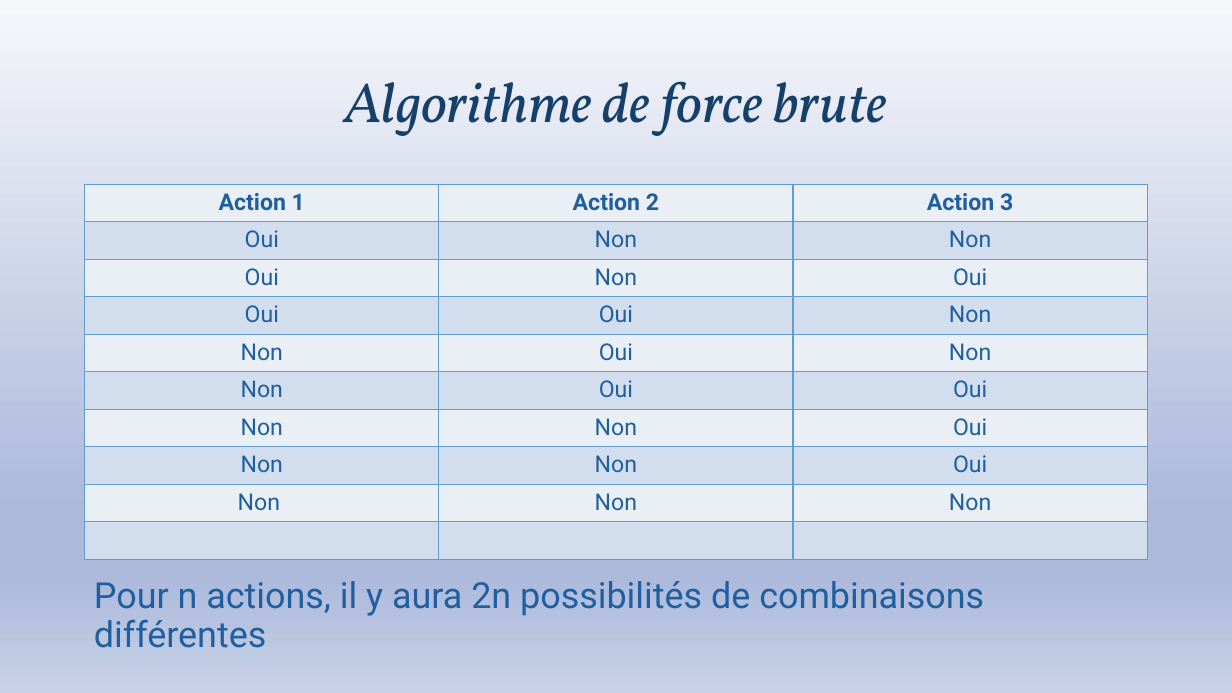
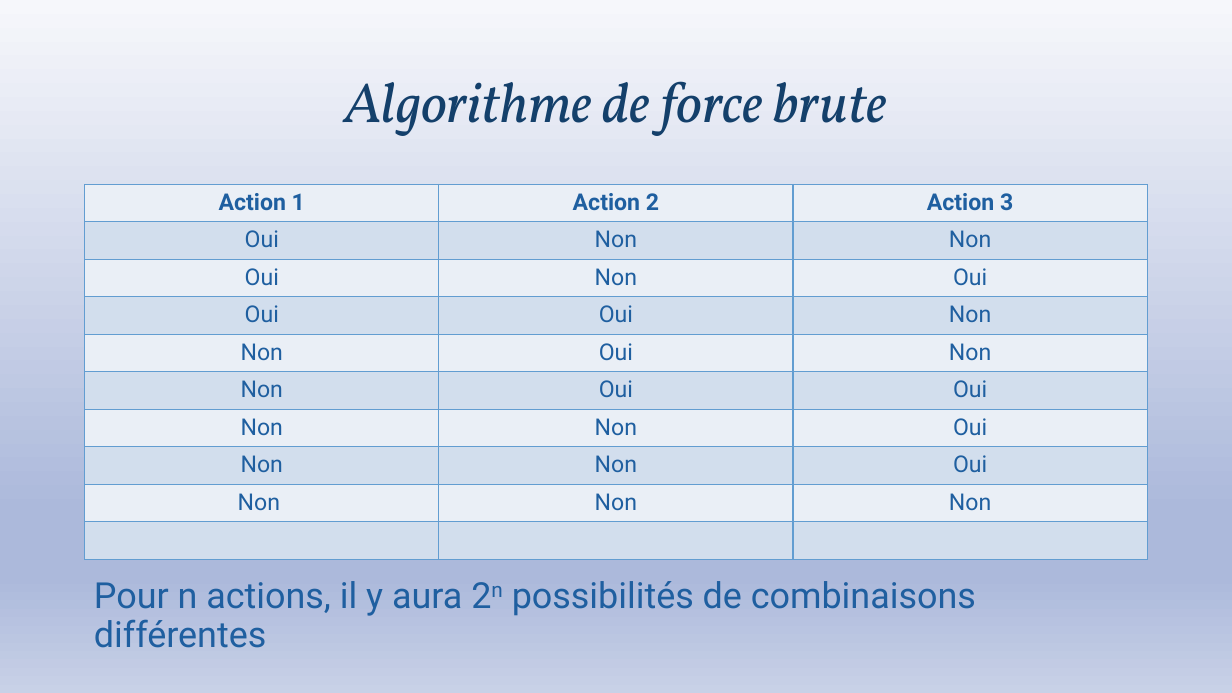
Before and after one commit to maticha84/oc_p7_repo, a slide deck: slide 3 of AlgoInvest&Trade.pptx. Drawn at 1232x693 pixels with LibreOffice and Linux fonts; fonts in the diff are those of the drawing; background and template pictures are left out. Boxes give left, top, right and bottom in pixels: in the first picture for what was removed or moved away, otherwise in the second. Text is boxed around its words. In the diff, an @@ line names an element or a change of style, - is before the commit and + after.

Commit message:
Correction code à l'aide de flake8 ajout requirement.txt pour flake8

```diff
--- a/AlgoInvest&Trade.pptx
+++ b/AlgoInvest&Trade.pptx
@@ text "Pour n actions, il y ..." at [94, 581, 976, 648]: now superscript in "2n" @@
```
Also in this commit, not shown: 10 other files.
